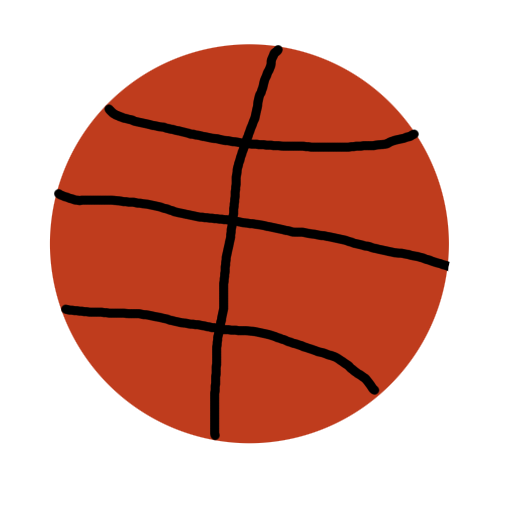
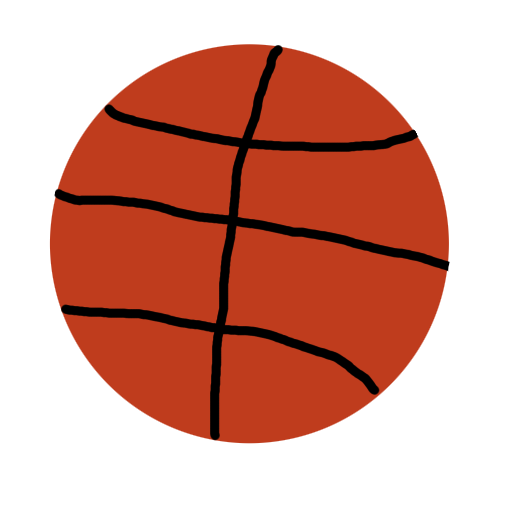
Before/after of a 512 x 512 layered artwork. What changed in the layer stack:
painted on "Background" over [54, 129, 419, 196]
